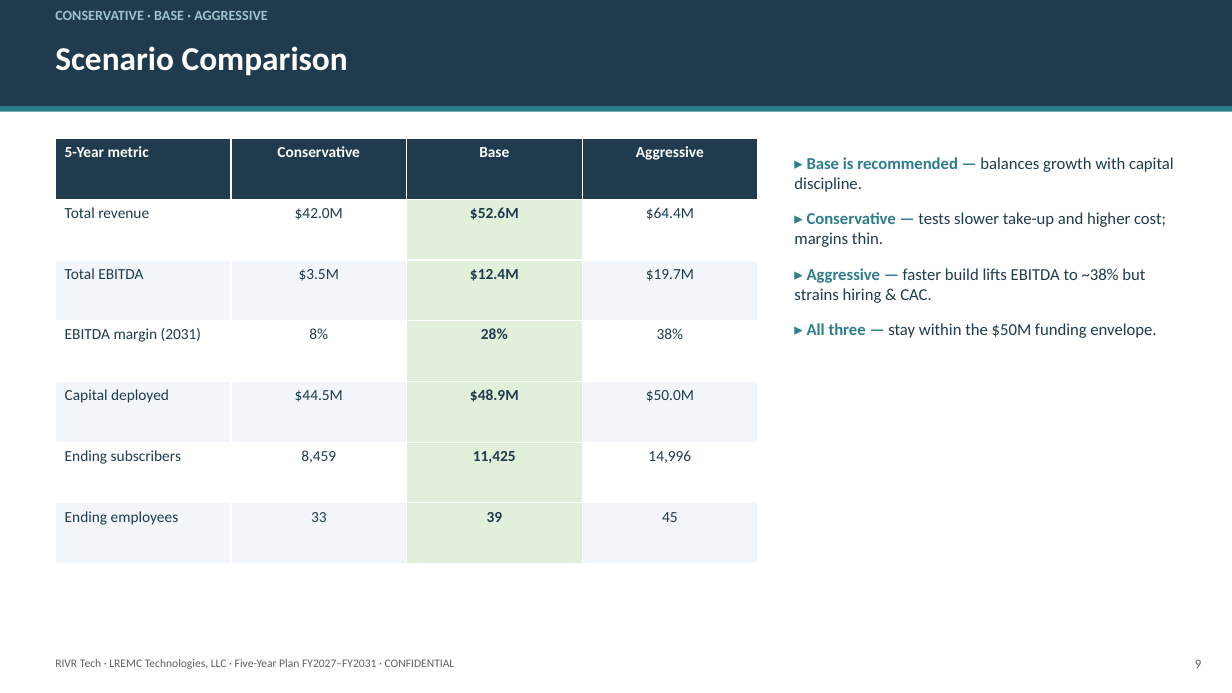
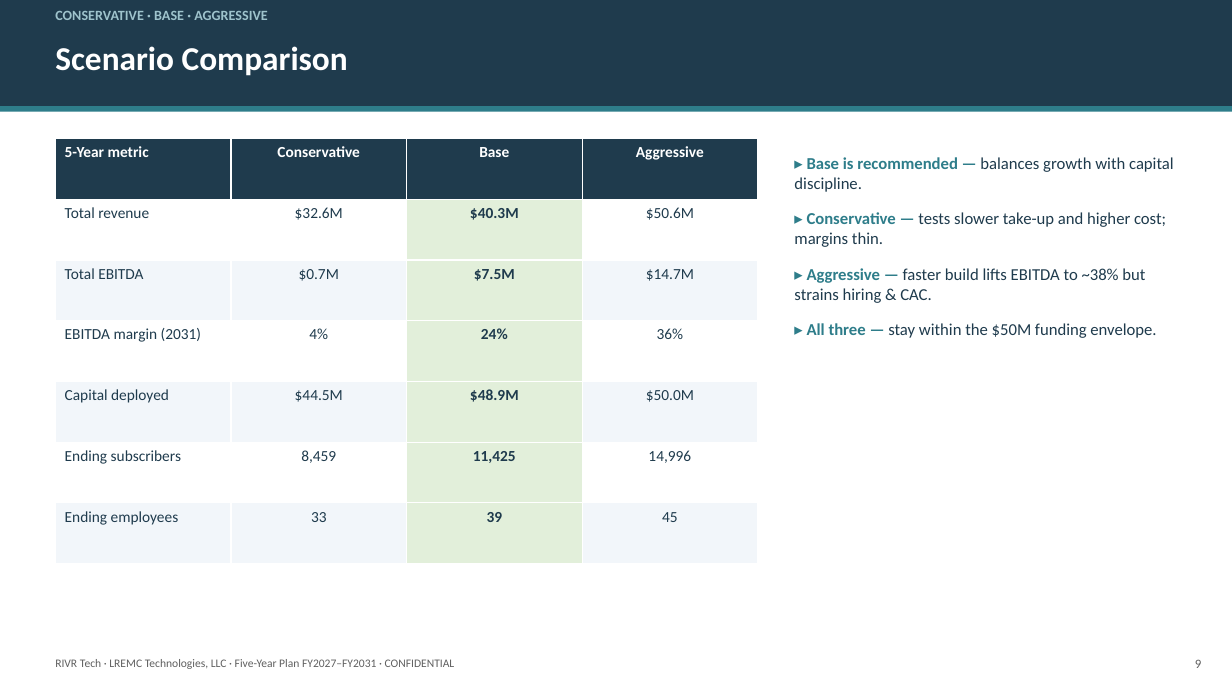
Before and after one commit to dysonjohn2001-sys/claude-skills, a slide deck: slide 10 of rivr-tech-business-plan/RIVR_Tech_Five_Year_Executive_Presentation_2027-2031.pptx. Drawn at 1232x693 pixels with LibreOffice and Linux fonts; fonts in the diff are those of the drawing. Boxes give left, top, right and bottom in pixels: in the first picture for what was removed or moved away, otherwise in the second. Text is boxed around its words. In the diff, an @@ line names an element or a change of style, - is before the commit and + after.

```diff
--- a/rivr-tech-business-plan/RIVR_Tech_Five_Year_Executive_Presentation_2027-2031.pptx
+++ b/rivr-tech-business-plan/RIVR_Tech_Five_Year_Executive_Presentation_2027-2031.pptx
@@ table at (55, 139, 758, 564) @@
-row 2: Total revenue | $42.0M | $52.6M | $64.4M
+row 2: Total revenue | $32.6M | $40.3M | $50.6M
-row 3: Total EBITDA | $3.5M | $12.4M | $19.7M
+row 3: Total EBITDA | $0.7M | $7.5M | $14.7M
-row 4: EBITDA margin (2031) | 8% | 28% | 38%
+row 4: EBITDA margin (2031) | 4% | 24% | 36%
```
Also in this commit, not shown: 8 other slides changed, 10 other files.
